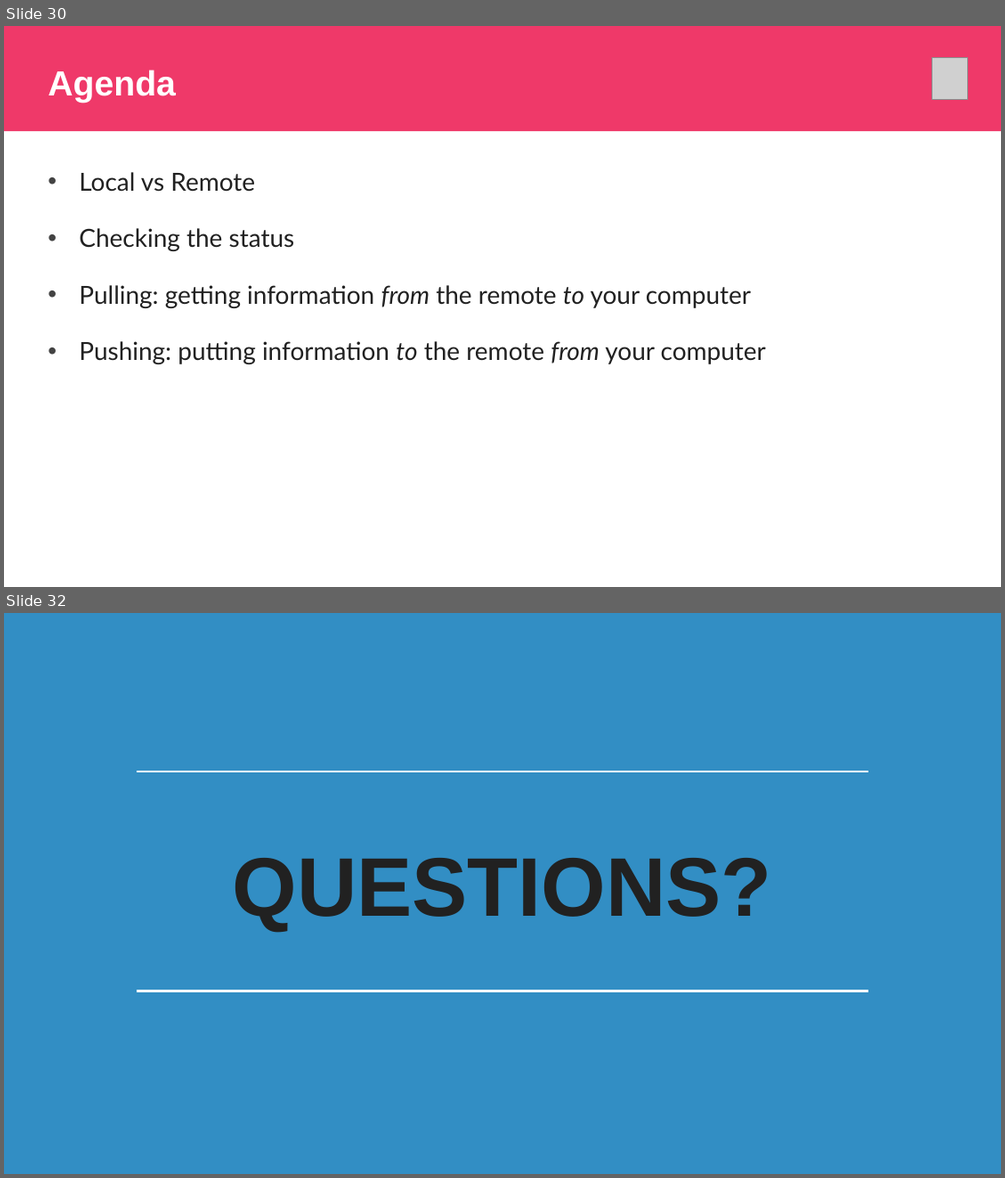
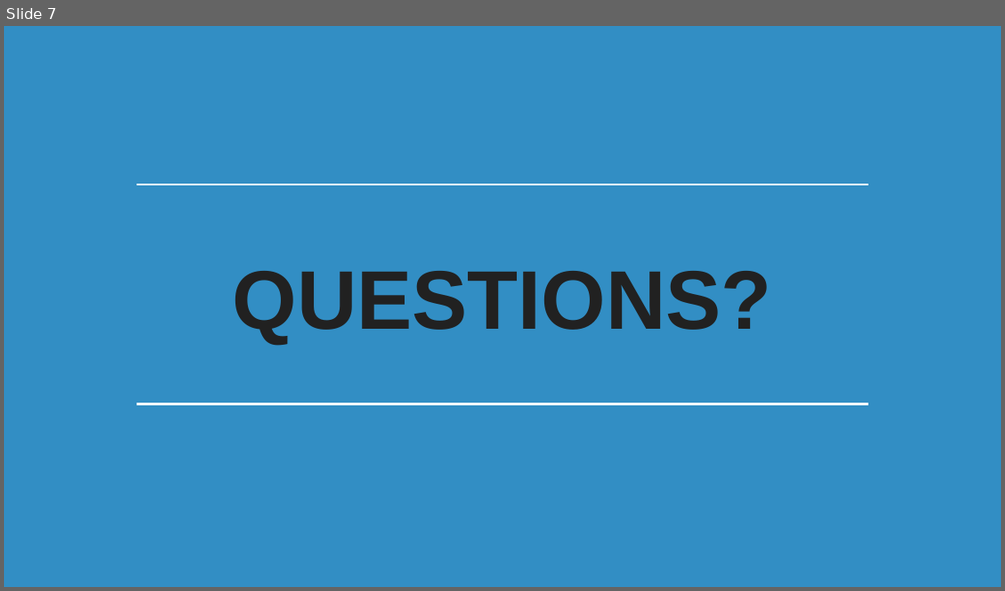
Before and after one commit to kiwidamien/statistics, a slide deck: 01_Course_Overview.pptx. Shown one above the other, each under a label of ours: slides 30 and 32 before the commit, slide 7 after it; the slides between them are not shown. The pictures are 1005x1178 and 1005x591 pixels, drawn with LibreOffice and Linux fonts; fonts in the diff are those of the drawing; grey boxes stand for pictures; background and template pictures are left out. Boxes give left, top, right and bottom in pixels: in the first picture for what was removed or moved away, otherwise in the second. Text is boxed around its words. In the diff, an @@ line names an element or a change of style, - is before the commit and + after.

```diff
--- a/01_Course_Overview.pptx
+++ b/01_Course_Overview.pptx
@@ slide 30 removed at box(4, 26, 1001, 587), background #FFFFFF @@
@@ rectangle removed at box(4, 26, 1001, 132) @@
@@ title removed at box(48, 70, 176, 103) @@
-Agenda
@@ picture removed at box(932, 58, 968, 100) @@
@@ text removed at box(79, 172, 766, 364) @@
-• Local vs Remote
-• Checking the status
-• Pulling: getting information from the remote to your computer
-• Pushing: putting information to the remote from your computer
@@ what was slide 32 is now slide 7 @@
```
Also in this commit, not shown: 1 slide changed, 4 slides added, 31 other slides removed.
